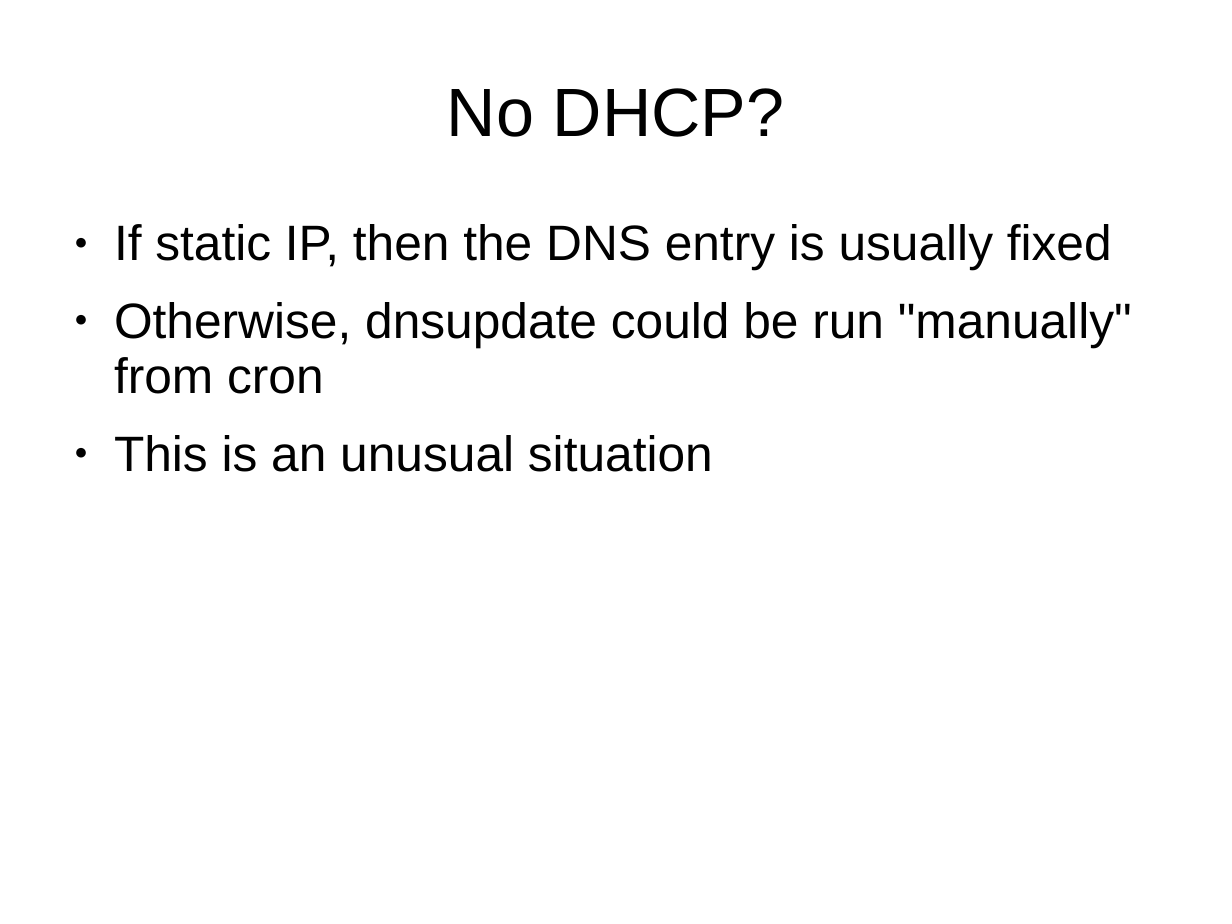
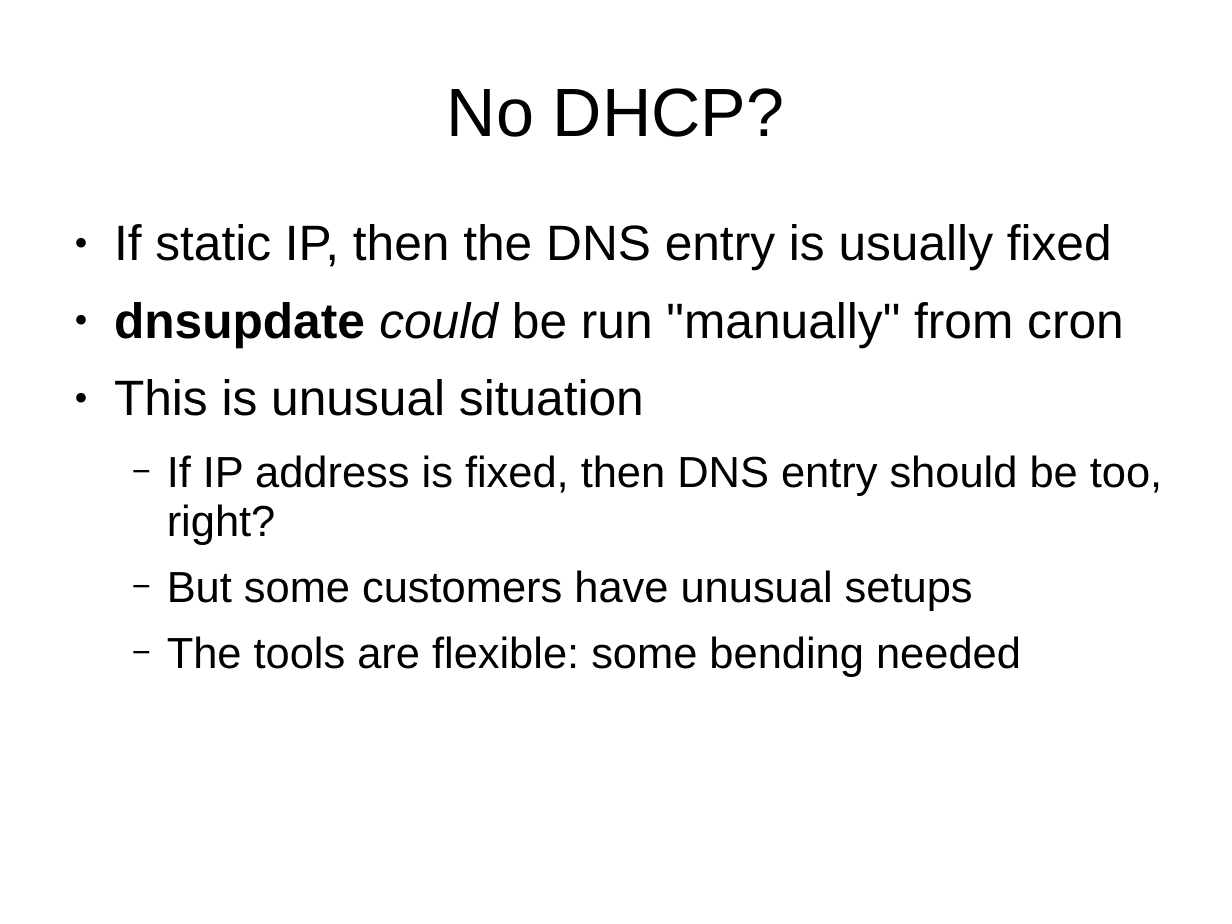
Before and after one commit to OneIdentity/dnsupdate, a slide deck: slide 15 of training.ppt (slide 14 before the commit). Drawn at 1232x924 pixels with LibreOffice and Linux fonts; fonts in the diff are those of the drawing. Boxes give left, top, right and bottom in pixels: in the first picture for what was removed or moved away, otherwise in the second. Text is boxed around its words. In the diff, an @@ line names an element or a change of style, - is before the commit and + after.

Commit message:
Updated training manual

```diff
--- a/training.ppt
+++ b/training.ppt
@@ text at [114, 302, 1162, 677]: text changed; size 32 to 28 pt @@
-● Otherwise, dnsupdate could be run "manually" from cron
-● This is an unusual situation
+● dnsupdate could be run "manually" from cron
+● This is unusual situation
+  − If IP address is fixed, then DNS entry should be too, right?
+  − But some customers have unusual setups
+  − The tools are flexible: some bending needed
```
Also in this commit, not shown: 19 other slides changed, 6 slides added.
